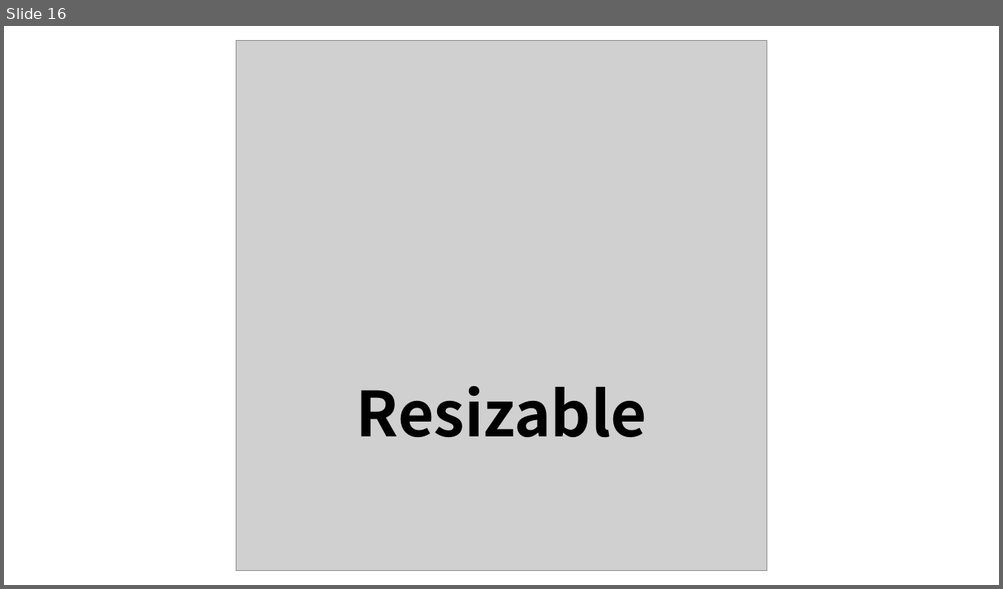
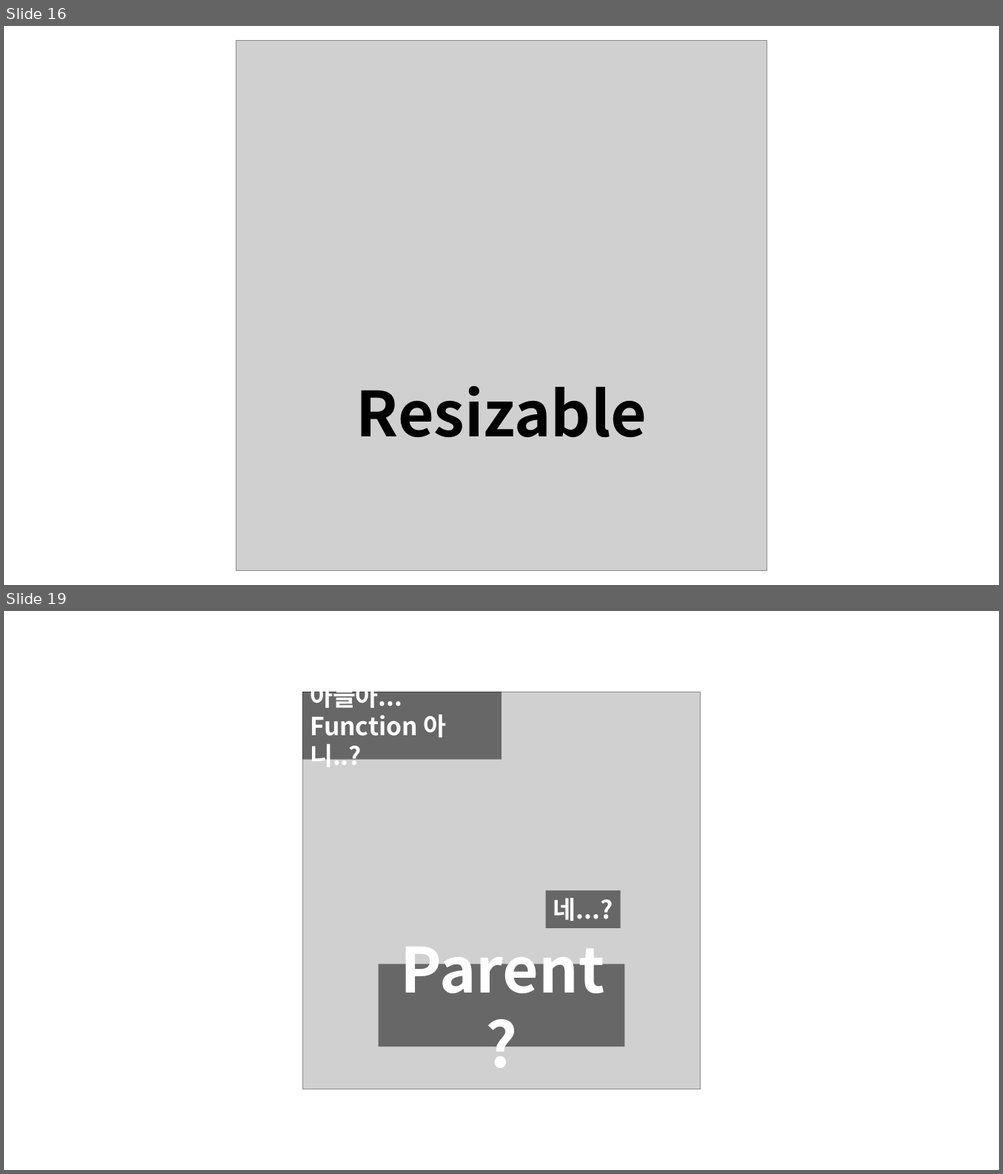
Before and after one commit to Seokhyeon-Park/icon-for-blog, a slide deck: icon.pptx. Shown one above the other, each under a label of ours: slide 16 before the commit, slides 16 and 19 after it; the slides between them are not shown. The pictures are 1003x589 and 1003x1174 pixels, drawn with LibreOffice and Linux fonts; fonts in the diff are those of the drawing; grey boxes stand for pictures. Boxes give left, top, right and bottom in pixels: in the first picture for what was removed or moved away, otherwise in the second. Text is boxed around its words. In the diff, an @@ line names an element or a change of style, - is before the commit and + after.

```diff
--- a/icon.pptx
+++ b/icon.pptx
@@ slide 19 added at (4,611,999,1170), background #FFFFFF @@
@@ group added at (302,692,700,1089): 3 rectangles, 1 picture @@
+Parent?
+아들아...
+Function 아니..?
+네...?
```
Also in this commit, not shown: 3 slides changed, 11 other slides added, 8 other files.
